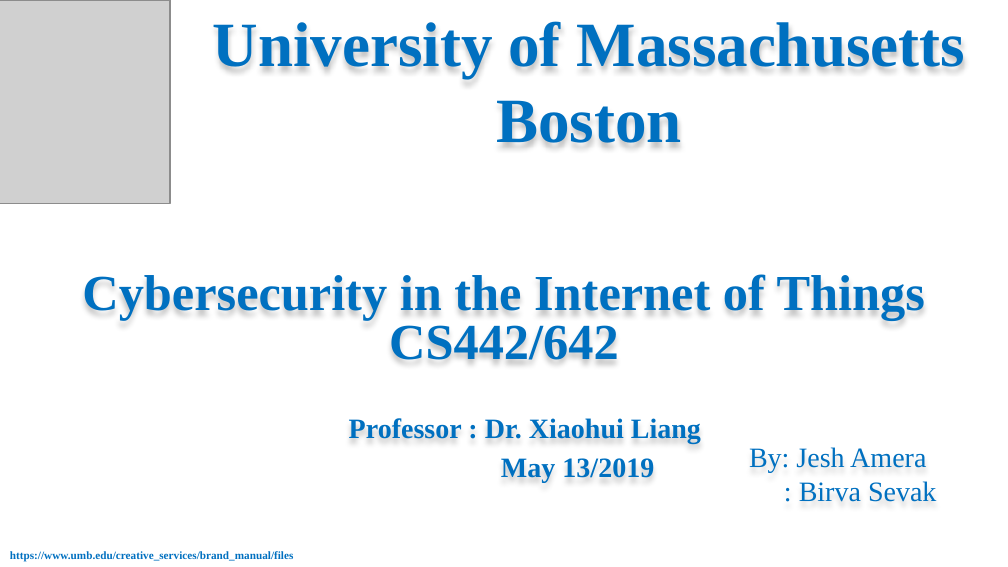
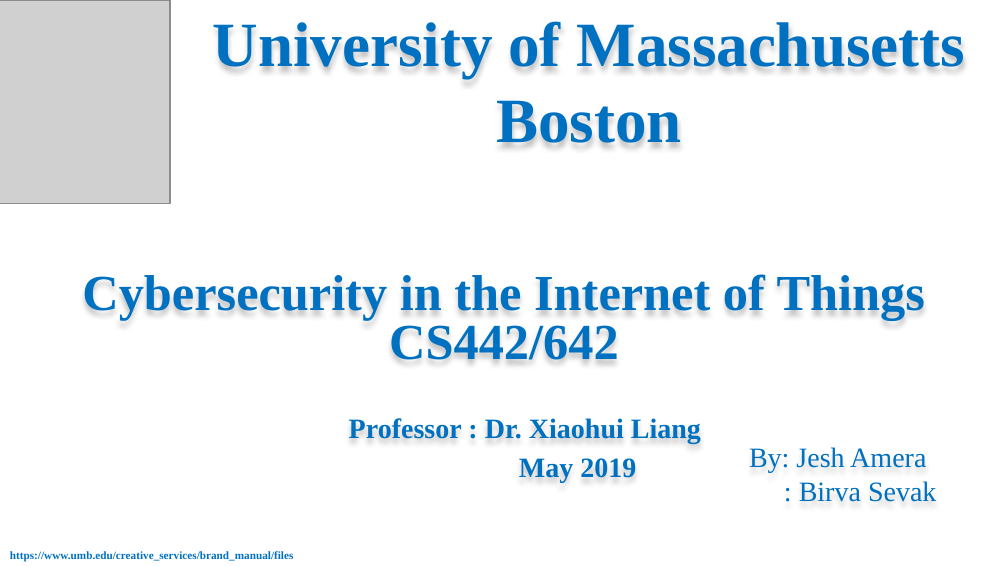
Before and after one commit to simulationpoint/cs442IoTProject, a slide deck: slide 1 of CS442IoTProject .pptx. Drawn at 1008x567 pixels with LibreOffice and Linux fonts; fonts in the diff are those of the drawing; grey boxes stand for pictures. Boxes give left, top, right and bottom in pixels: in the first picture for what was removed or moved away, otherwise in the second. Text is boxed around its words. In the diff, an @@ line names an element or a change of style, - is before the commit and + after.

```diff
--- a/CS442IoTProject .pptx
+++ b/CS442IoTProject .pptx
@@ subtitle at [519, 458, 636, 482]: text changed @@
-May 13/2019
+May 2019
```
Also in this commit, not shown: 1 other slide changed, 3 slides added, 1 slide removed.
